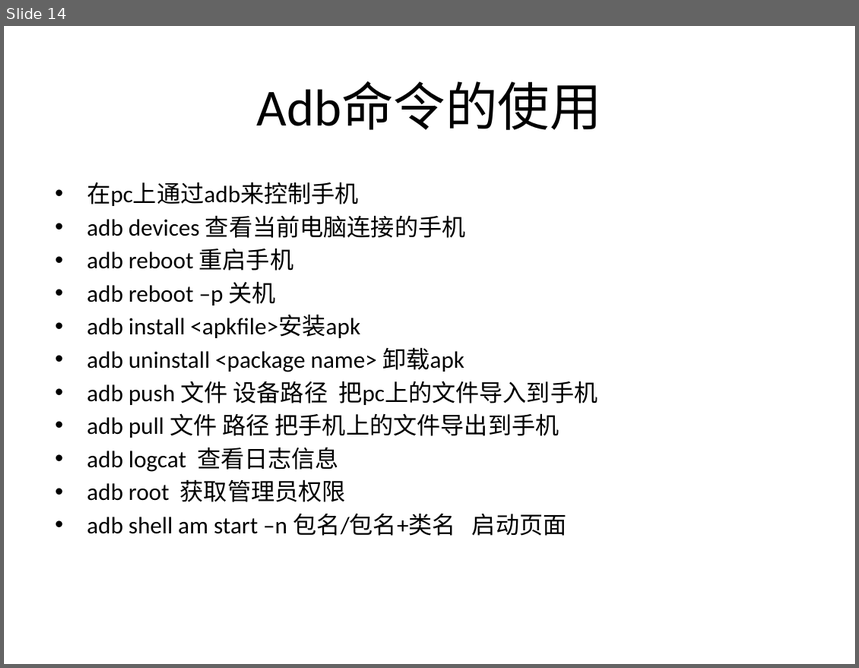
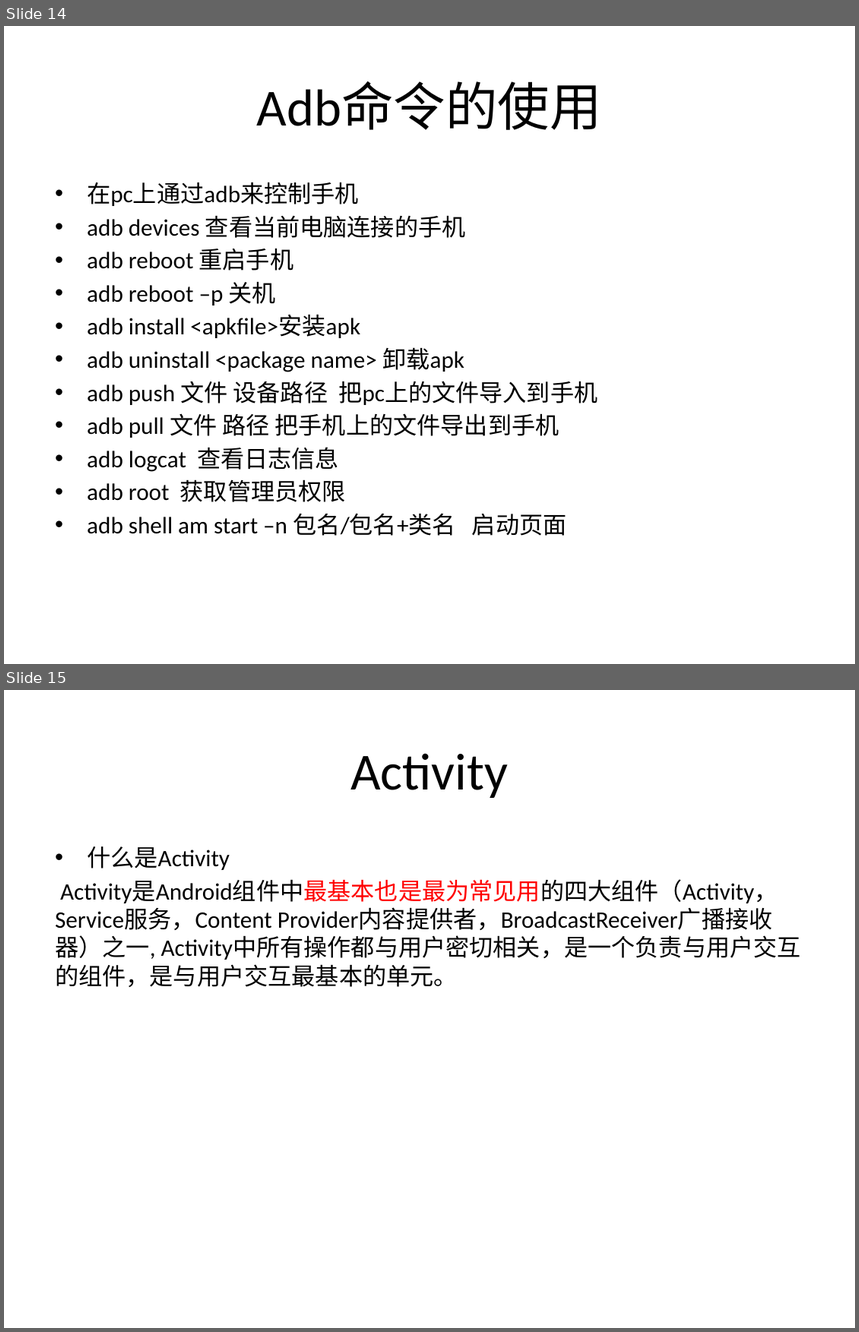
Before and after one commit to alanforgithub/share_content, a slide deck: 文件资料/Android培训-1.pptx. Shown one above the other, each under a label of ours: slide 14 before the commit, slides 14 and 15 after it. The pictures are 859x668 and 859x1332 pixels, drawn with LibreOffice and Linux fonts; fonts in the diff are those of the drawing. Boxes give left, top, right and bottom in pixels: in the first picture for what was removed or moved away, otherwise in the second. Text is boxed around its words. In the diff, an @@ line names an element or a change of style, - is before the commit and + after.

```diff
--- a/文件资料/Android培训-1.pptx
+++ b/文件资料/Android培训-1.pptx
@@ slide 15 added at (4,690,855,1328), background #FFFFFF @@
@@ title added at (351,753,508,798), 44 pt, text #000000 @@
+Activity
@@ text added at (55,847,801,987), 20 pt, text #000000 @@
+• 什么是Activity
+Activity是Android组件中最基本也是最为常见用的四大组件（Activity，Service服务，Content Provider内容提供者，BroadcastReceiver广播接收器）之一, Activity中所有操作都与用户密切相关，是一个负责与用户交互的组件，是与用户交互最基本的单元。
```
Also in this commit, not shown: 1 slide changed, 2 other slides added, 33 other files.
